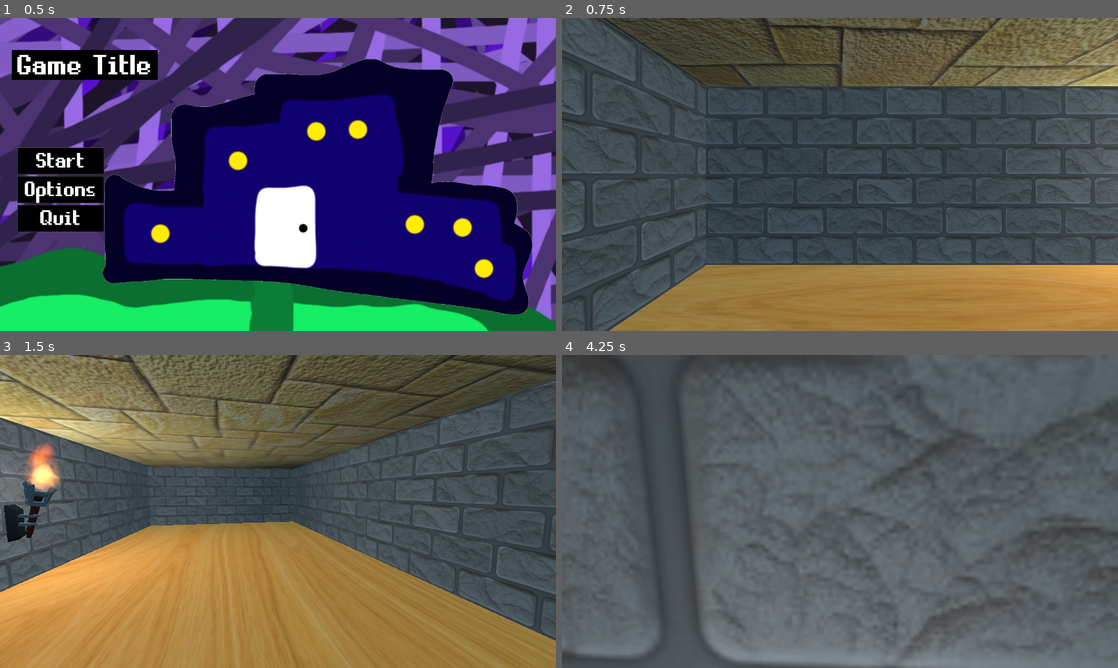
Above: before the commit, frames 1-4 (two rows, left to right).
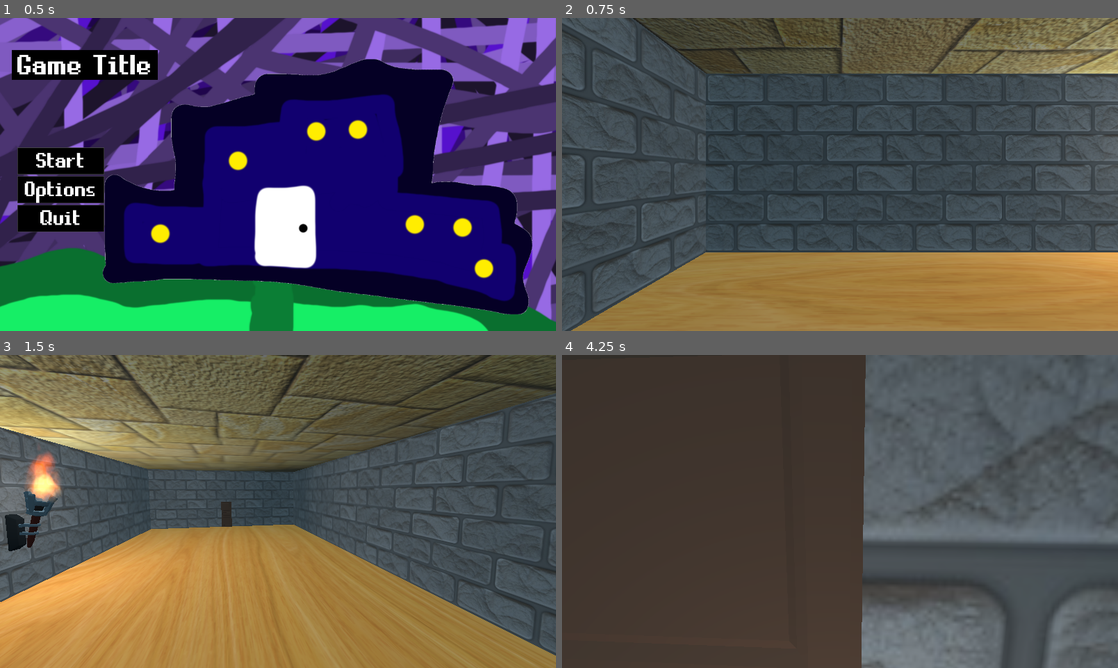
Above: after the commit, the same moments.

Repository: Yeti-Owner/1000-Rooms
Game: Godot game, scene res://scenes/StartMenu.tscn
Two runs of this game, one before a commit and one after it. Both use one fixed random seed, a clock stepped at 60 frames per second and the inputs below.
Inputs (mouse positions are in pixels of both pictures, inside the frame that each line leads up to):
- Up to frame 1 (0.5 s): no input
- Up to frame 2 (0.75 s): click "Start" at 0.5 s
- Up to frame 3 (1.5 s): tap Enter at 1.25 s; move the mouse to (305, 511) at 1.27 s; hold W (up) from 1.28 s (still down); tap Space (jump) at 1.35 s
- Up to frame 4 (4.25 s): keep holding W (up); tap Space (jump) at 1.52, 1.82, 2.1, 2.27, 2.57, 2.85, 3.6, 3.77, 4.07 s; move the mouse to (812, 511) at 2.02 s; move the mouse to (851, 505) at 2.77 s; move the mouse to (834, 517) at 3.52 s

Frame 1 is identical in both runs. In frame 2, 18% of the frame differs, in the area x 0-100%, y 0-100%; in frame 3, 17%; in frame 4, 60%.

Commit message:
Minor bugfixes + better gravity

Diff:
--- a/project.godot
+++ b/project.godot
@@ -64,6 +64,12 @@
 "events": [ Object(InputEventKey,"resource_local_to_scene":false,"resource_name":"","device":0,"alt":false,"shift":false,"control":false,"meta":false,"command":false,"pressed":false,"scancode":0,"physical_scancode":16777217,"unicode":0,"echo":false,"script":null)
  ]
 }
+interact={
+"deadzone": 0.5,
+"events": [ Object(InputEventKey,"resource_local_to_scene":false,"resource_name":"","device":0,"alt":false,"shift":false,"control":false,"meta":false,"command":false,"pressed":false,"scancode":0,"physical_scancode":69,"unicode":0,"echo":false,"script":null)
+, Object(InputEventMouseButton,"resource_local_to_scene":false,"resource_name":"","device":0,"alt":false,"shift":false,"control":false,"meta":false,"command":false,"button_mask":0,"position":Vector2( 0, 0 ),"global_position":Vector2( 0, 0 ),"factor":1.0,"button_index":1,"pressed":false,"doubleclick":false,"script":null)
+ ]
+}
 
 [physics]
 
--- a/scenes/UI/GUI.gd
+++ b/scenes/UI/GUI.gd
@@ -1,7 +1,7 @@
 extends CanvasLayer
 
 # Called every frame. 'delta' is the elapsed time since the previous frame.
-func _process(delta):
+func _process(_delta):
 	$MarginContainer/FpsCounter.text = str("Fps: " + str(Performance.get_monitor(Performance.TIME_FPS)))
 
 	if Settingsholder.ShowFps:
--- a/scenes/UI/PauseMenu.gd
+++ b/scenes/UI/PauseMenu.gd
@@ -37,4 +37,4 @@
 func _on_StartMenuBtn_pressed():
 	self.isPaused = false
 	Input.set_mouse_mode(Input.MOUSE_MODE_VISIBLE)
-	get_tree().change_scene("res://scenes/StartMenu.tscn")
+	var _error = get_tree().change_scene("res://scenes/StartMenu.tscn")
--- a/scenes/world.tscn
+++ b/scenes/world.tscn
@@ -65,7 +65,6 @@
 
 [node name="Door2" parent="." instance=ExtResource( 4 )]
 transform = Transform( 0.9, 0, 0, 0, 0.9, 0, 0, 0, 0.9, 5, 0, 0 )
-visible = false
 
 [node name="GUI" parent="." instance=ExtResource( 5 )]
 
--- a/scripts/CameraHolder.gd
+++ b/scripts/CameraHolder.gd
@@ -14,5 +14,5 @@
 		rotate_y(deg2rad(-event.relative.x * mouse_sensitivity))
 		_camera.rotation_degrees.x = clamp(_camera.rotation_degrees.x, -89.9, 89.9)
 
-func _physics_process(delta):
+func _physics_process(_delta):
 	$Camera.set_fov(Settingsholder.PlayerFOV)
--- a/scripts/Player.gd
+++ b/scripts/Player.gd
@@ -1,8 +1,8 @@
 extends KinematicBody
 var walk_speed := 6.0
-var jump_speed := 7.0
+var jump_speed := 10.0
 var acceleration_speed := 6.5
-var gravity := -14.0
+var gravity := -32.0
 var _dir := Vector3.ZERO
 var _vel := Vector3.ZERO
 onready var _camera := $CameraHolder
--- a/scripts/StartMenu.gd
+++ b/scripts/StartMenu.gd
@@ -2,7 +2,7 @@
 
 
 func _on_StartBtn_pressed():
-	get_tree().change_scene("res://scenes/world.tscn")
+	var _error = get_tree().change_scene("res://scenes/world.tscn")
 
 func _on_OptionsBtn_pressed():
 	$SettingsMenu.popup_centered()
